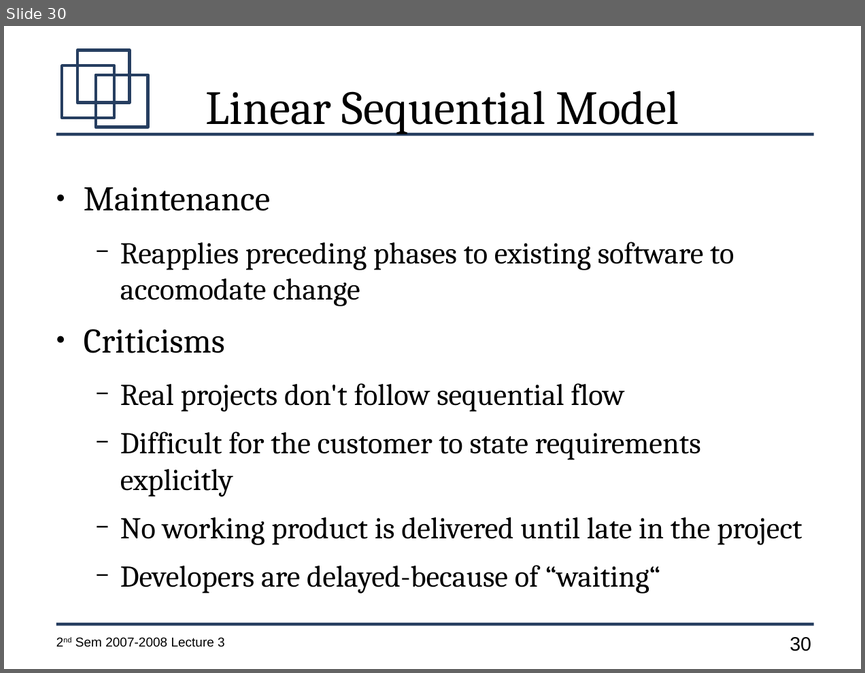
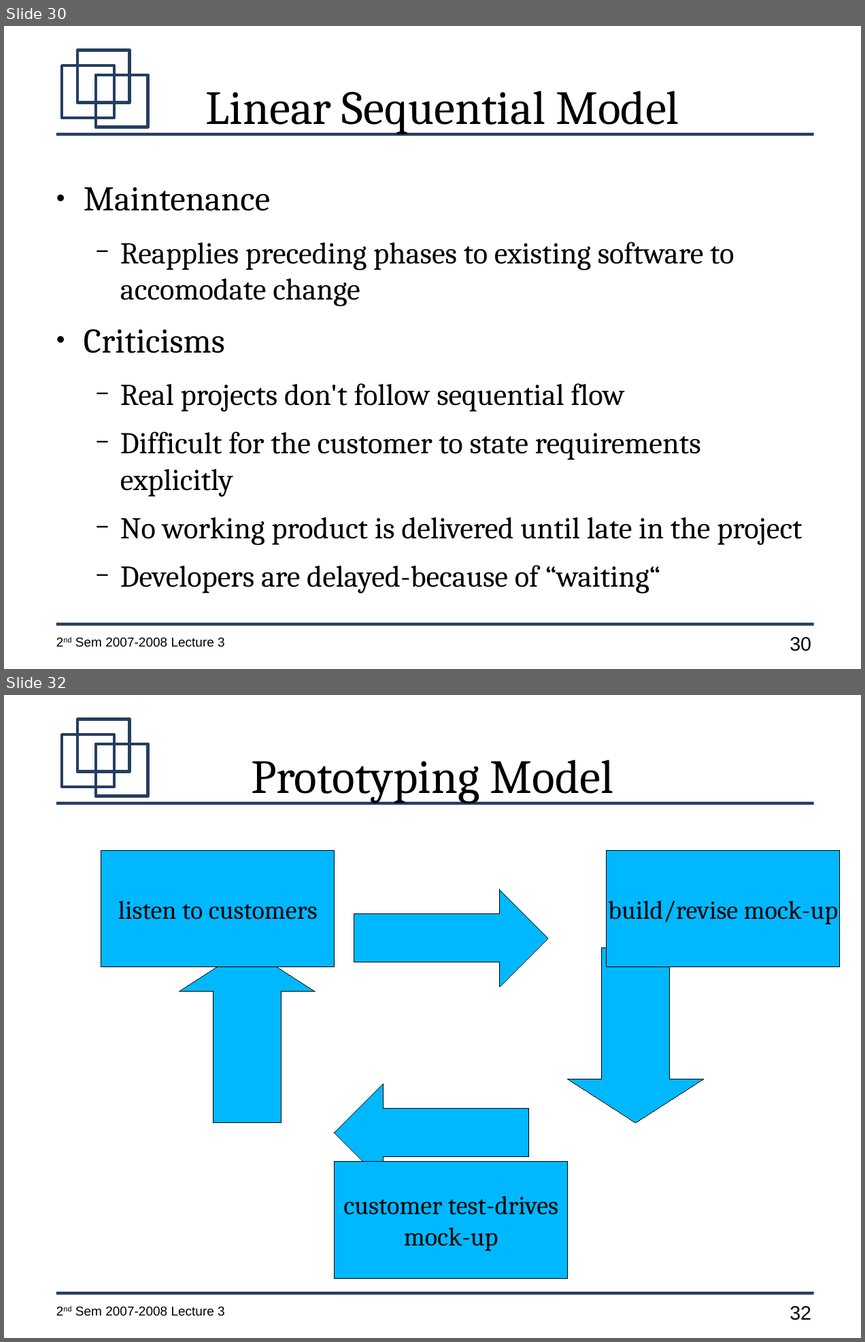
Before and after one commit to jachermocilla/jach-homepage, a slide deck: CMSC128-2nd-Sem-2007-L3.odp. Shown one above the other, each under a label of ours: slide 30 before the commit, slides 30 and 32 after it; the slides between them are not shown. The pictures are 865x673 and 865x1342 pixels, drawn with LibreOffice and Linux fonts; fonts in the diff are those of the drawing. Boxes give left, top, right and bottom in pixels: in the first picture for what was removed or moved away, otherwise in the second. Text is boxed around its words. In the diff, an @@ line names an element or a change of style, - is before the commit and + after.

```diff
--- a/CMSC128-2nd-Sem-2007-L3.odp
+++ b/CMSC128-2nd-Sem-2007-L3.odp
@@ slide 32 added at <box>4,695,861,1338</box>, background #FFFFFF; not listed: 7 template elements that a slide beside it also shows @@
@@ title added at <box>251,760,614,803</box>, 44 pt, text #000000 @@
+Prototyping Model
@@ rectangle added at <box>101,851,334,967</box>, fill #00B8FF, outline #000000 0 pt, 24 pt, text #000000 @@
+listen to customers
@@ rectangle added at <box>606,851,840,967</box>, fill #00B8FF, outline #000000 0 pt, 24 pt, text #000000 @@
+build/revise mock-up
@@ right arrow added at <box>354,889,548,987</box>, fill #00B8FF, outline #000000 0 pt @@
@@ down arrow added at <box>179,948,315,1123</box>, fill #00B8FF, outline #000000 0 pt @@
@@ down arrow added at <box>568,948,704,1123</box>, fill #00B8FF, outline #000000 0 pt @@
@@ right arrow added at <box>334,1084,529,1181</box>, fill #00B8FF, outline #000000 0 pt @@
@@ rectangle added at <box>334,1161,568,1278</box>, fill #00B8FF, outline #000000 0 pt, 24 pt, text #000000 @@
+customer test-drives mock-up
```
Also in this commit, not shown: 29 other slides changed, 7 other slides added.
